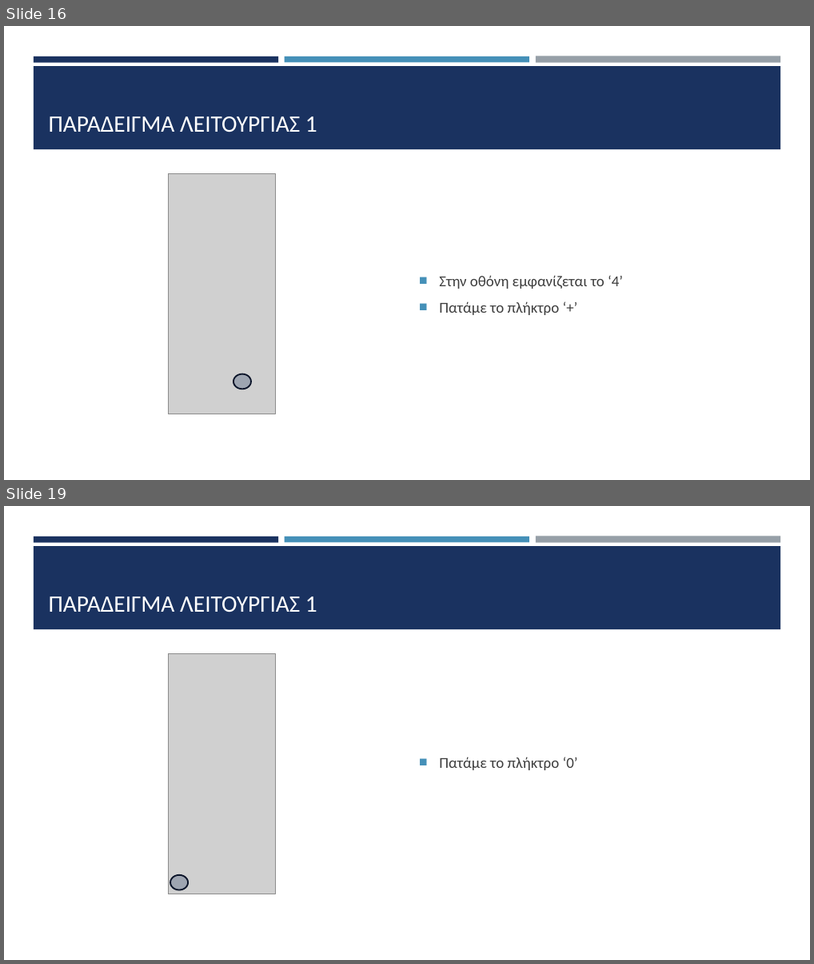
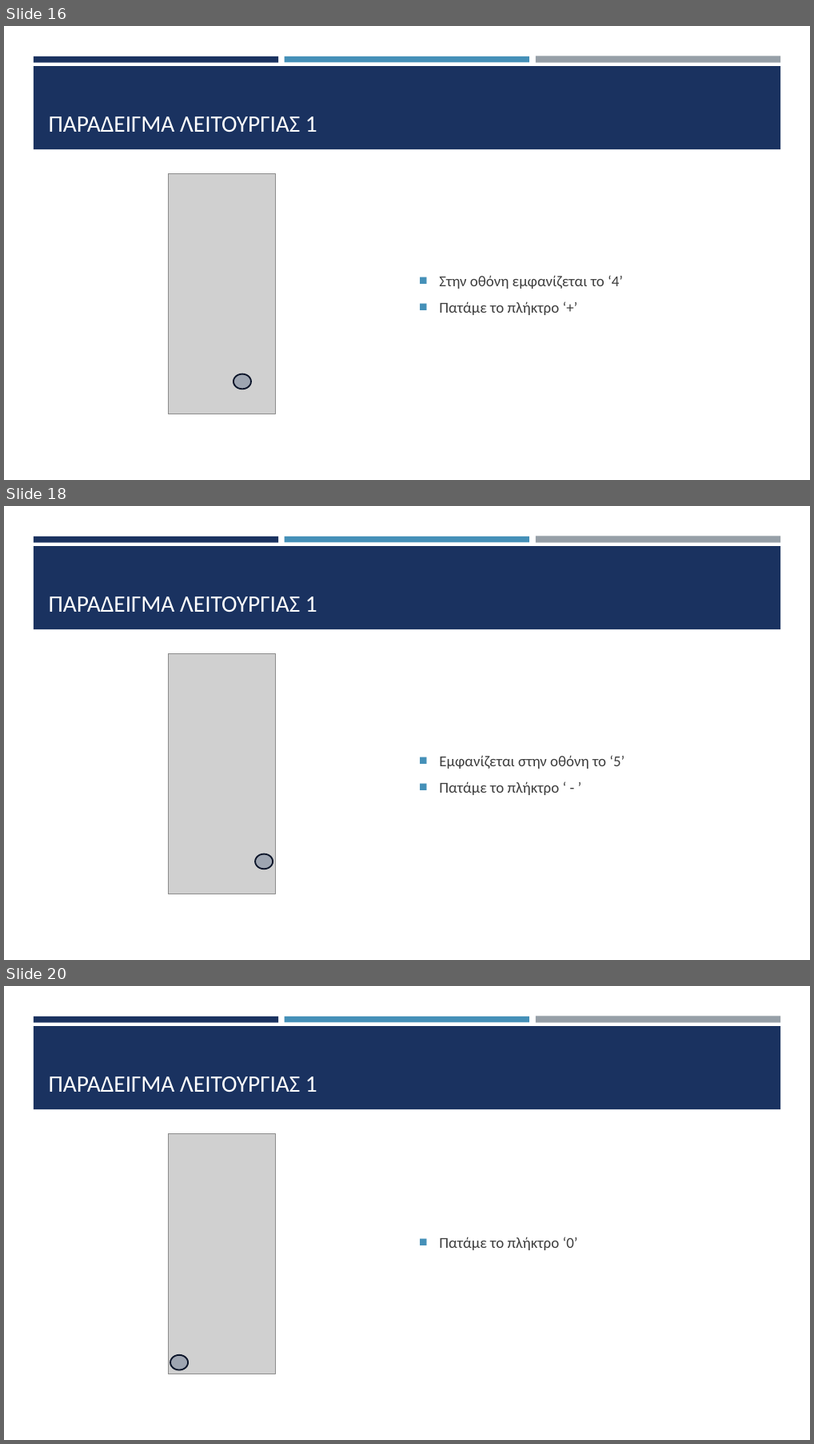
Before and after one commit to HLE47-GROUP03/Scientific_Calculator, a slide deck: sci_calc_main/documentation/Παρουσίαση.pptx. Shown one above the other, each under a label of ours: slides 16 and 19 before the commit, slides 16, 18 and 20 after it; the slides between them are not shown. The pictures are 814x964 and 814x1444 pixels, drawn with LibreOffice and Linux fonts; fonts in the diff are those of the drawing; grey boxes stand for pictures. Boxes give left, top, right and bottom in pixels: in the first picture for what was removed or moved away, otherwise in the second. Text is boxed around its words. In the diff, an @@ line names an element or a change of style, - is before the commit and + after.

```diff
--- a/sci_calc_main/documentation/Παρουσίαση.pptx
+++ b/sci_calc_main/documentation/Παρουσίαση.pptx
@@ slide 18 added at bbox=[4, 506, 810, 960], background #FFFFFF; not listed: 4 template elements that a slide beside it also shows @@
@@ title added at bbox=[49, 596, 318, 612], 28 pt, text #FFFFFF @@
+ΠΑΡΑΔΕΙΓΜΑ ΛΕΙΤΟΥΡΓΙΑΣ 1
@@ picture added at bbox=[168, 654, 276, 894] @@
@@ text added at bbox=[439, 755, 625, 795], 18 pt, text #3D3D3D @@
+■ Εμφανίζεται στην οθόνη το ‘5’
+■ Πατάμε το πλήκτρο ‘ - ’
@@ ellipse added at bbox=[255, 854, 273, 869], fill #1A3260 at 27% opacity, outline #0B162A 1.75 pt @@
@@ what was slide 19 is now slide 20 @@
```
Also in this commit, not shown: 6 slides changed, 1 other file.
